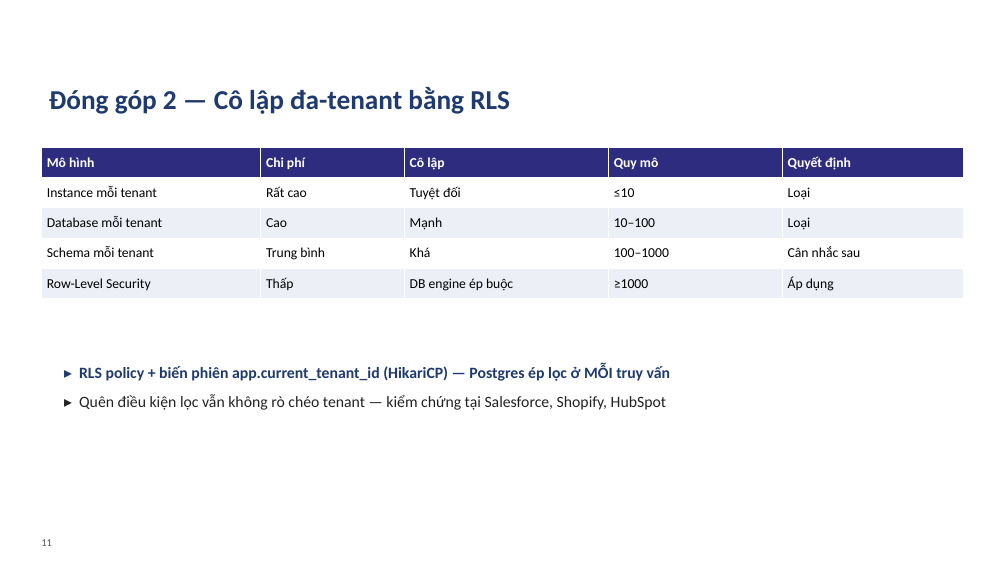
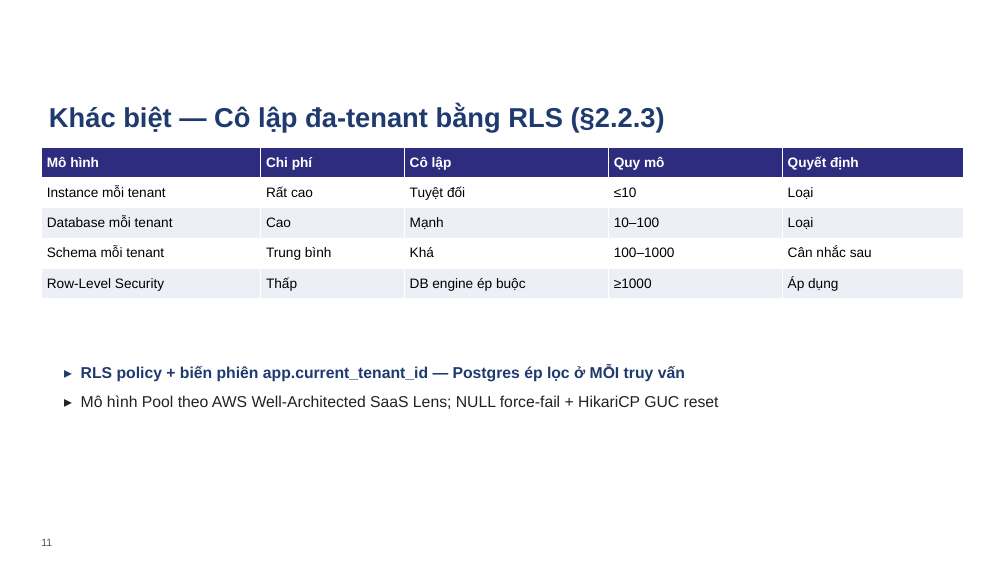
Before and after one commit to VictorAurelius/2026-Kite-Class-Platform, a slide deck: slide 11 of documents/08-thesis/defense/KiteHub-baove-khoaluan-20slide.pptx. Drawn at 1008x567 pixels with LibreOffice and Linux fonts; fonts in the diff are those of the drawing; background and template pictures are left out. Boxes give left, top, right and bottom in pixels: in the first picture for what was removed or moved away, otherwise in the second. Text is boxed around its words. In the diff, an @@ line names an element or a change of style, - is before the commit and + after.

```diff
--- a/documents/08-thesis/defense/KiteHub-baove-khoaluan-20slide.pptx
+++ b/documents/08-thesis/defense/KiteHub-baove-khoaluan-20slide.pptx
@@ text at bbox=[49, 106, 665, 132]: text changed; font Calibri to Arial @@
-Đóng góp 2 — Cô lập đa-tenant bằng RLS
+Khác biệt — Cô lập đa-tenant bằng RLS (§2.2.3)
@@ table at bbox=[42, 147, 964, 299] @@
@@ font Calibri to Arial @@
@@ text at bbox=[81, 365, 719, 409]: text changed; font Calibri to Arial; text colour #1F3A6E to #222222; bold off @@
-▸ RLS policy + biến phiên app.current_tenant_id (HikariCP) — Postgres ép lọc ở MỖI truy vấn
-▸ Quên điều kiện lọc vẫn không rò chéo tenant — kiểm chứng tại Salesforce, Shopify, HubSpot
+▸ RLS policy + biến phiên app.current_tenant_id — Postgres ép lọc ở MỖI truy vấn
+▸ Mô hình Pool theo AWS Well-Architected SaaS Lens; NULL force-fail + HikariCP GUC reset
```
Also in this commit, not shown: 20 other slides changed, 1 slide added, 1 slide removed, 12 other files.
